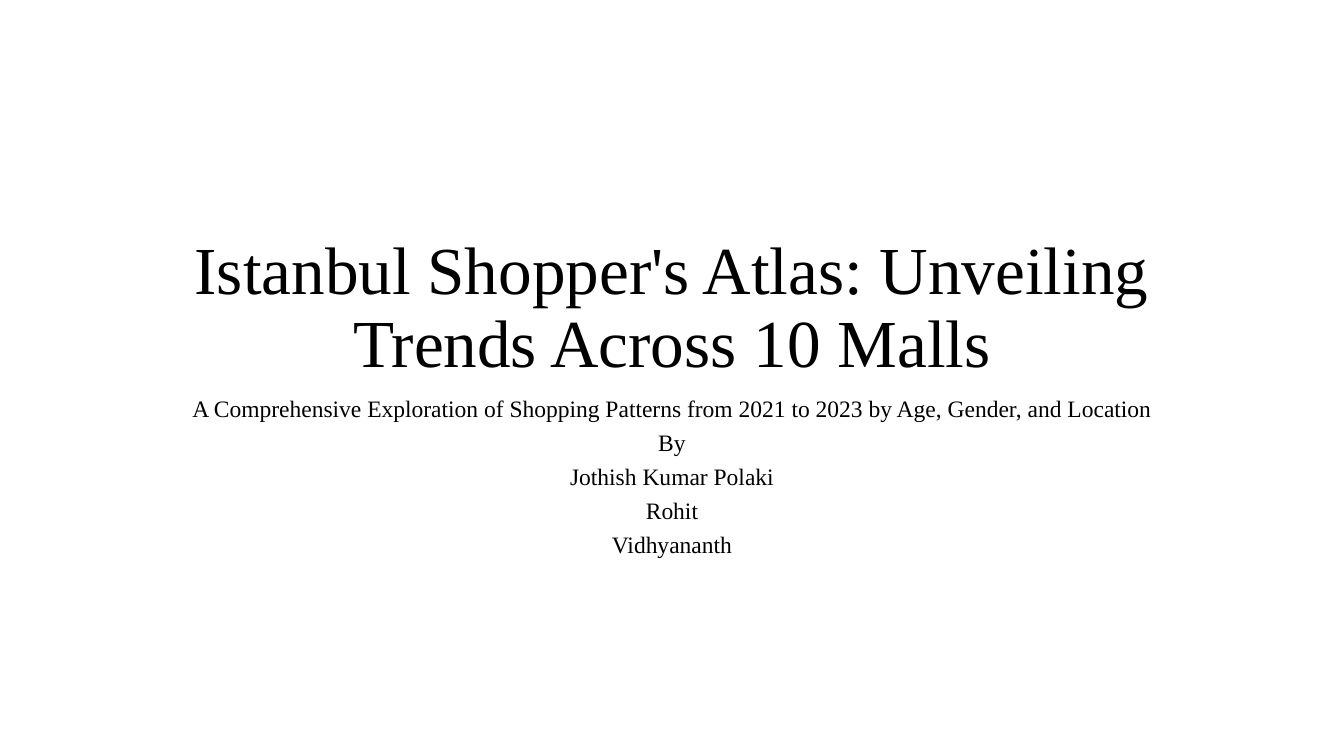
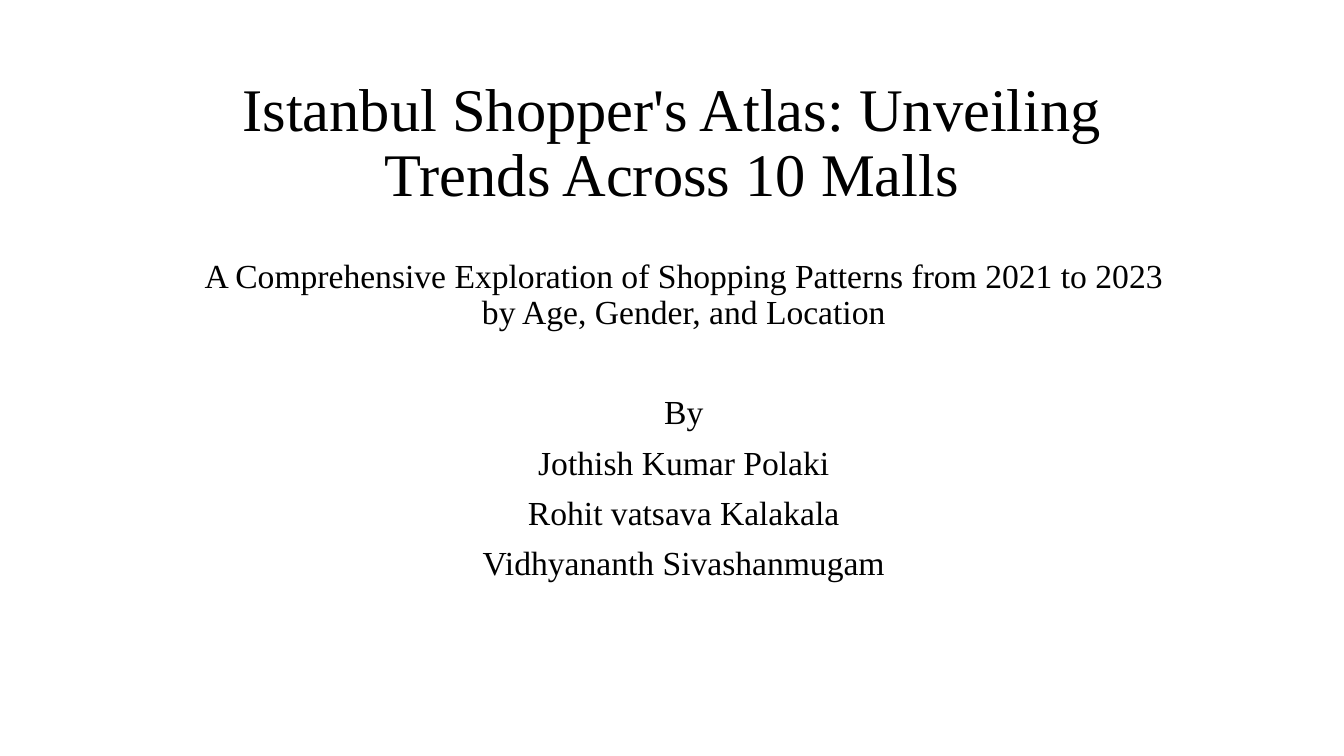
Before and after one commit to Jothish21/Data-Mining-Project-Group4, a slide deck: slide 1 of Group4-Presentation.pptx. Drawn at 1344x756 pixels with LibreOffice and Linux fonts; fonts in the diff are those of the drawing. Boxes give left, top, right and bottom in pixels: in the first picture for what was removed or moved away, otherwise in the second. Text is boxed around its words. In the diff, an @@ line names an element or a change of style, - is before the commit and + after.

```diff
--- a/Group4-Presentation.pptx
+++ b/Group4-Presentation.pptx
@@ title "Istanbul Shopper's Atlas: Unveiling Trends ...": place and size @@
-title "Istanbul Shopper's Atlas: Unveiling Trends ..." at <box>195,247,1148,368</box>
+title "Istanbul Shopper's Atlas: Unveiling Trends ..." at <box>242,89,1101,197</box>
@@ title "Istanbul Shopper's Atlas: Unveiling Trends ..." at <box>242,89,1101,197</box>: size 48 to 43.2 pt @@
@@ subtitle "A Comprehensive Exploration of Shopping ...": place and size @@
-subtitle "A Comprehensive Exploration of Shopping ..." at <box>192,400,1150,558</box>
+subtitle "A Comprehensive Exploration of Shopping ..." at <box>205,264,1162,582</box>
@@ subtitle at <box>205,264,1162,476</box>: size 16.8 to 24 pt in "A Comprehensive Exploration of Shopping Patterns from ...", "By", "Jothish Kumar Polaki"; line spacing 0.7 to 0.9 @@
@@ subtitle at <box>483,501,885,582</box>: text changed; size 16.8 to 24 pt @@
-Rohit
-Vidhyananth
+Rohit vatsava Kalakala
+Vidhyananth Sivashanmugam
```
Also in this commit, not shown: 10 other slides changed, 2 slides added, 1 slide removed.
